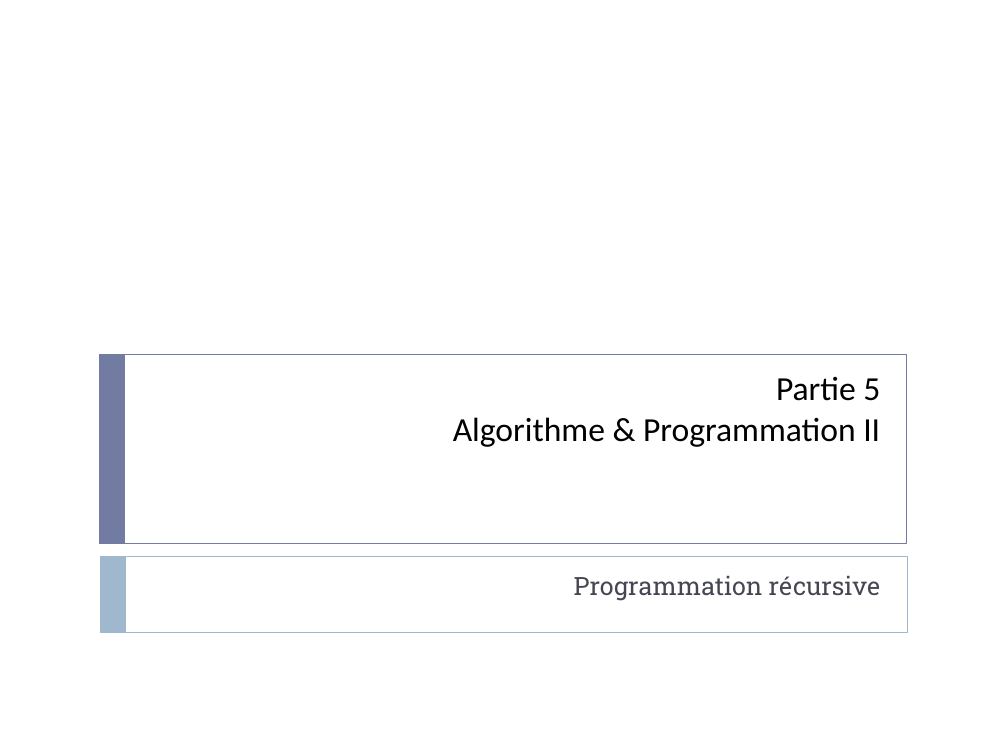
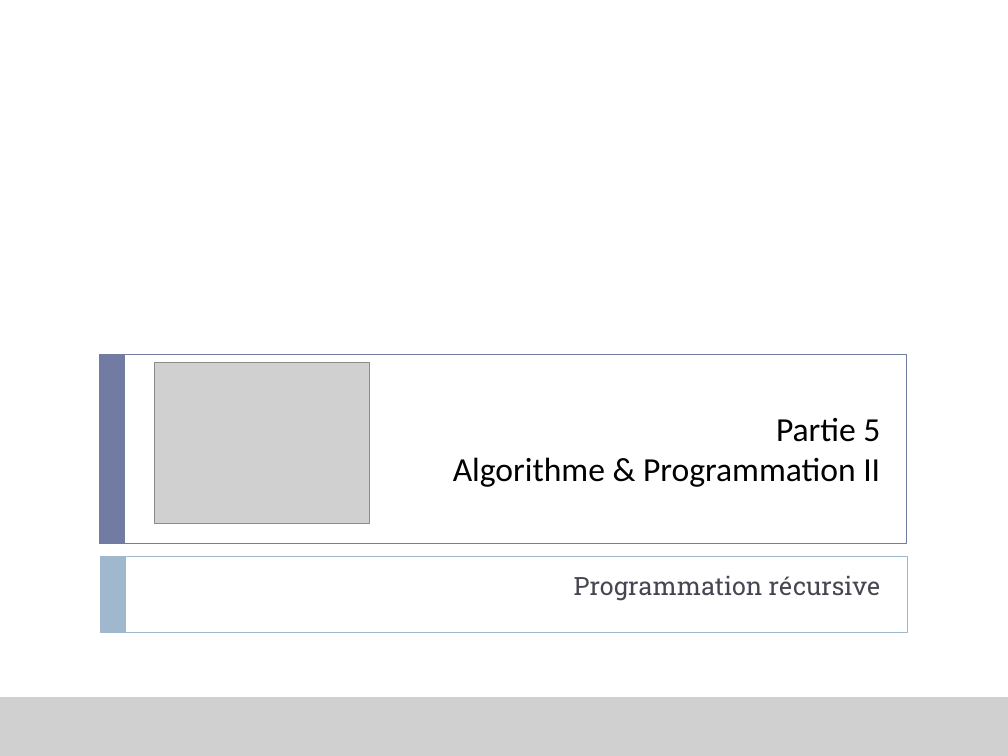
Before and after one commit to xpessoles/Informatique, a slide deck: slide 1 of P_05_AlgorithmiqueProgrammation/01_Recursivite/Presentation/P_05_01_Recursivite_Cours_PPT.pptx. Drawn at 1008x756 pixels with LibreOffice and Linux fonts; fonts in the diff are those of the drawing; grey boxes stand for pictures; background and template pictures are left out. Boxes give left, top, right and bottom in pixels: in the first picture for what was removed or moved away, otherwise in the second. Text is boxed around its words. In the diff, an @@ line names an element or a change of style, - is before the commit and + after.

```diff
--- a/P_05_AlgorithmiqueProgrammation/01_Recursivite/Presentation/P_05_01_Recursivite_Cours_PPT.pptx
+++ b/P_05_AlgorithmiqueProgrammation/01_Recursivite/Presentation/P_05_01_Recursivite_Cours_PPT.pptx
@@ rectangle added at [0, 0, 1008, 756], fill #FFFFFF at 75% opacity @@
@@ title "Partie 5 Algorithme & Programmation ...": place and size @@
-title "Partie 5 Algorithme & Programmation ..." at [453, 376, 880, 447]
+title "Partie 5 Algorithme & Programmation ..." at [453, 417, 880, 487]
@@ picture added at [155, 362, 370, 523] @@
@@ picture added at [0, 698, 1008, 756] @@
```
Also in this commit, not shown: 14 slides added, 2 slides removed, 4 other files.
